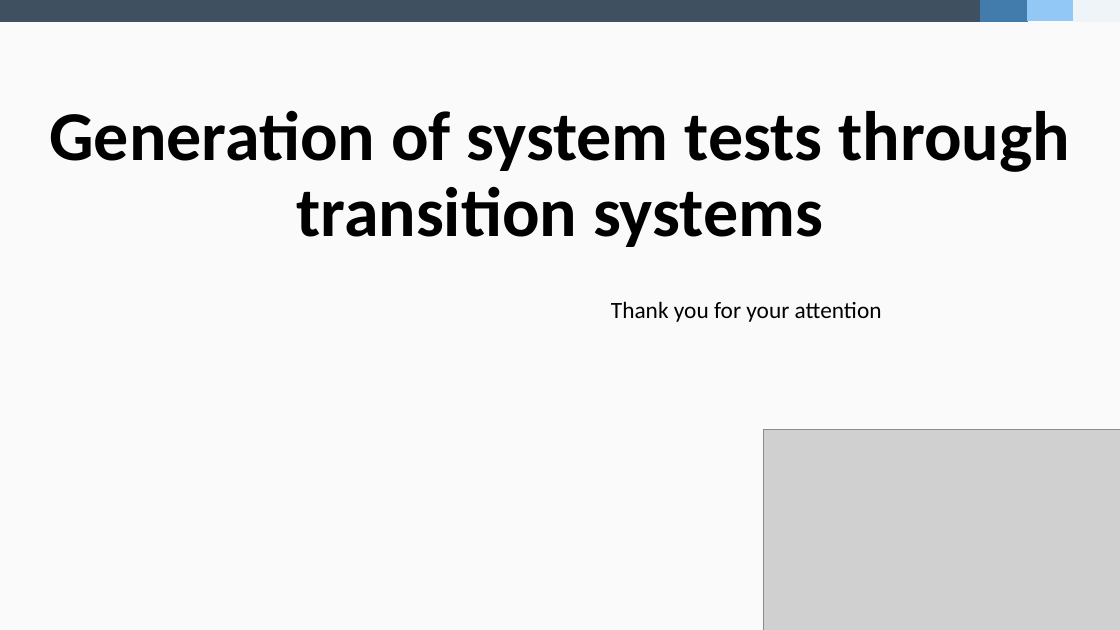
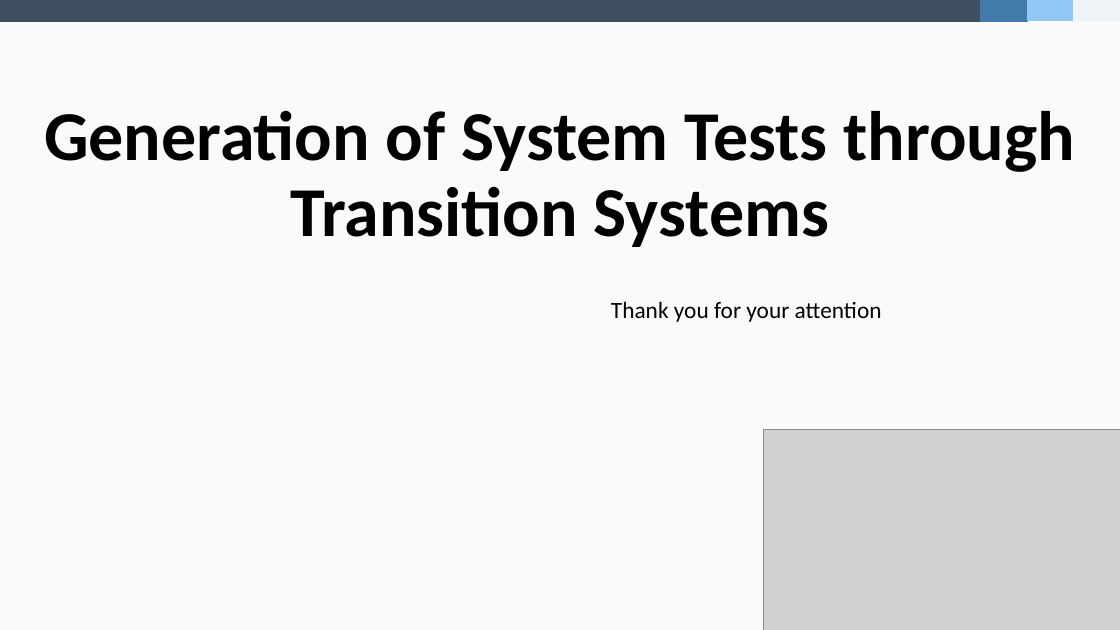
Before and after one commit to fidsusj/SWE-Seminar, a slide deck: slide 23 of doc/Final Presentation F. Hausberger.pptx (slide 18 before the commit). Drawn at 1120x630 pixels with LibreOffice and Linux fonts; fonts in the diff are those of the drawing; grey boxes stand for pictures. Boxes give left, top, right and bottom in pixels: in the first picture for what was removed or moved away, otherwise in the second. Text is boxed around its words. In the diff, an @@ line names an element or a change of style, - is before the commit and + after.

```diff
--- a/doc/Final Presentation F. Hausberger.pptx
+++ b/doc/Final Presentation F. Hausberger.pptx
@@ title at (44,110,1076,247): text changed @@
-Generation of system tests through transition systems
+Generation of System Tests through Transition Systems
```
Also in this commit, not shown: 5 other slides changed, 6 slides added, 1 slide removed.
